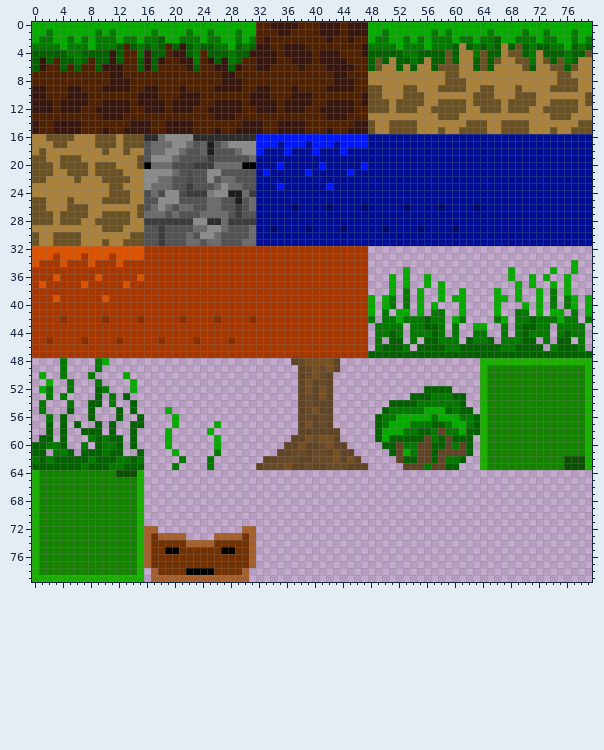
A sprite sheet gets an edit: www/assets/Planet/Levels/GrassPlanet/tilesets/GrassTileset.png. This is how it looked before the edit.
The file is 80x80 pixels.
Now the later version:
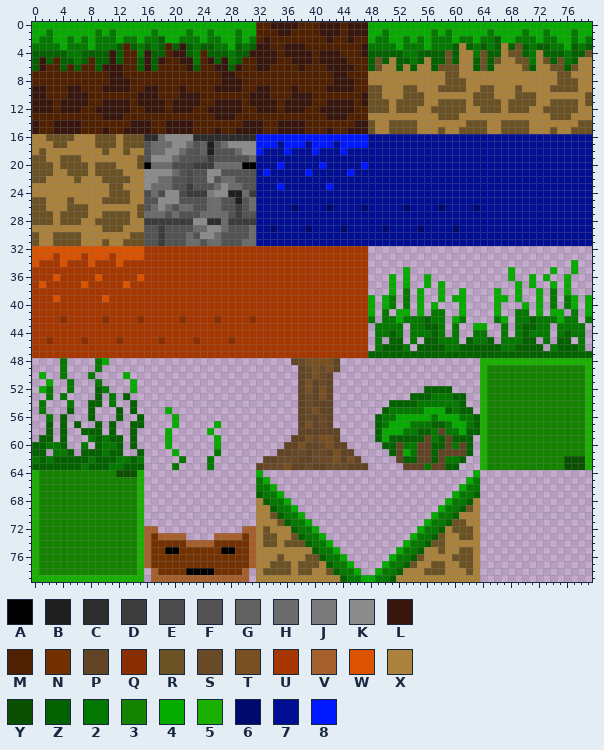
Palette (. is transparent): A #000000  B #1e1e1e  C #2d2d2d  D #3c3c3c  E #4b4b4b  F #535353  G #626262  H #6c6c6c  J #7b7b7b  K #8c8c8c  L #37170d  M #502100  N #733000  P #604425  Q #882e00  R #6b5225  S #694a28  T #785022  U #a63700  V #a6602d  W #db5200  X #aa823b  Y #0b4f00  Z #046100  2 #047900  3 #138300  4 #06ab00  5 #1ab000  6 #000a6c  7 #000e93  8 #0018ff
Change:
Changed rows in their new state; - is an unchanged pixel.
first column x 32:
64 4------------------------------4
65 24----------------------------42
66 224--------------------------422
67 Z224------------------------422Z
68 XZ224----------------------422ZX
69 XXZ224--------------------422ZRX
70 XXRZ224------------------422ZXXX
71 XXXRZ224----------------422ZRRXX
72 XRXXXZ224--------------422ZXRRRX
73 XRRXXRZ224------------422ZRXXRRX
74 XRRXRRRZ224----------422ZRRXXXXX
75 XXXXXXXXZ224--------422ZXXRXXRRX
76 XXXRXXXRRZ224------422ZRXXXXRRRX
77 XXRRRXRRRXZ224----422ZRXXRRXXRRX
78 XRRRRXRRXXRZ224--422ZXXXRRRXXXRX
79 XXXXXXXXXXXXZ224422ZXXXXXXXXXXXX
Changed places in both pictures, as pixel boxes (x1, y1, x2, y2):
added: (256, 470, 480, 582)
